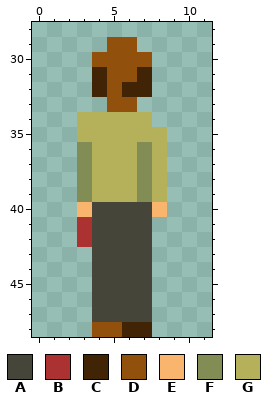
Pixel-art sprite, stored at assets/graphics/klient baba/klient baba7.png. Above: the version before the commit.
The file is 36x147 pixels, drawn in blocks of 3x3; one block is one cell here. Shown: x 0..11, y 28..48.
Palette (. is transparent): A #454539  B #ac3232  C #412406  D #91510d  E #f9b56e  F #828d56  G #b5b15b
Pixels before, first column x 3:
29 ..DD..
30 .DDDD.
31 .CDDC.
32 .CDCC.
33 ..DD..
34 GGGGG.
35 GGGGGG
36 FGGGFG
37 FGGGFG
38 FGGGFG
39 FGGGFG
40 EAAAAE
41 BAAAA.
42 BAAAA.
43 .AAAA.
44 .AAAA.
45 .AAAA.
46 .AAAA.
47 .AAAA.
48 .DDCC.
Once edited:
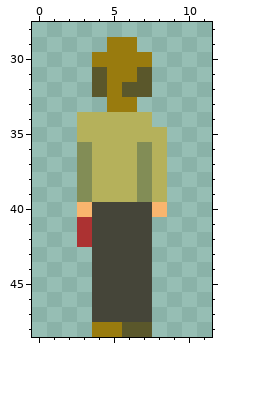
Difference:
colour C: #412406 -> #5a572b
colour D: #91510d -> #997b0e
Boxes around the changes in both pictures, in picture pixels (x1, y1, x2, y2):
changed: (92, 37, 152, 112)
changed: (92, 322, 152, 337)
